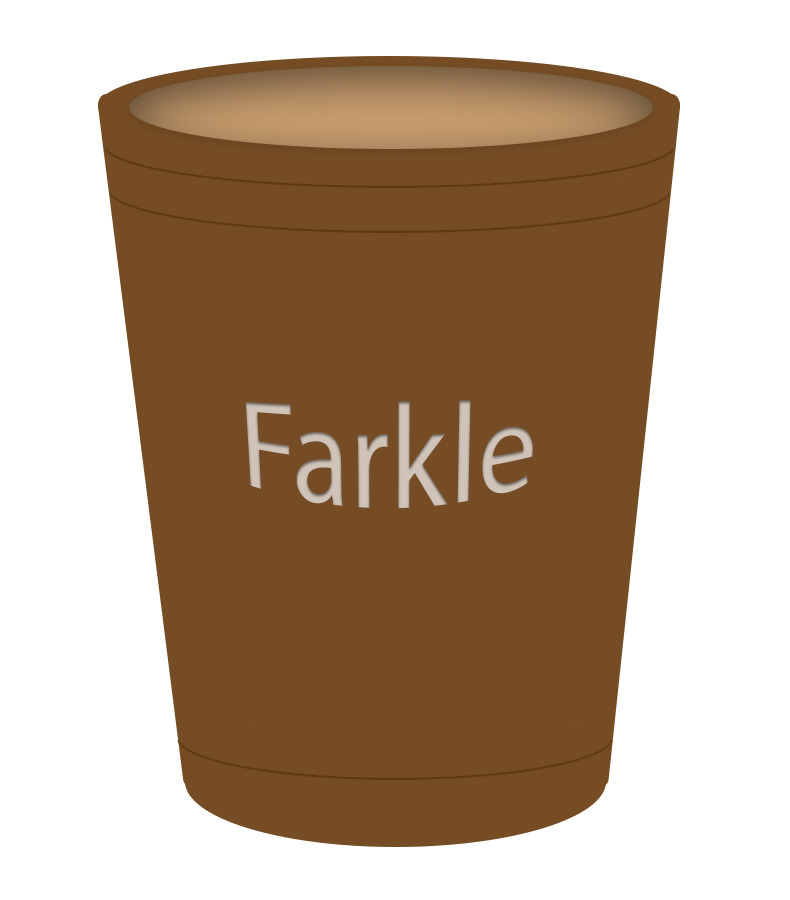
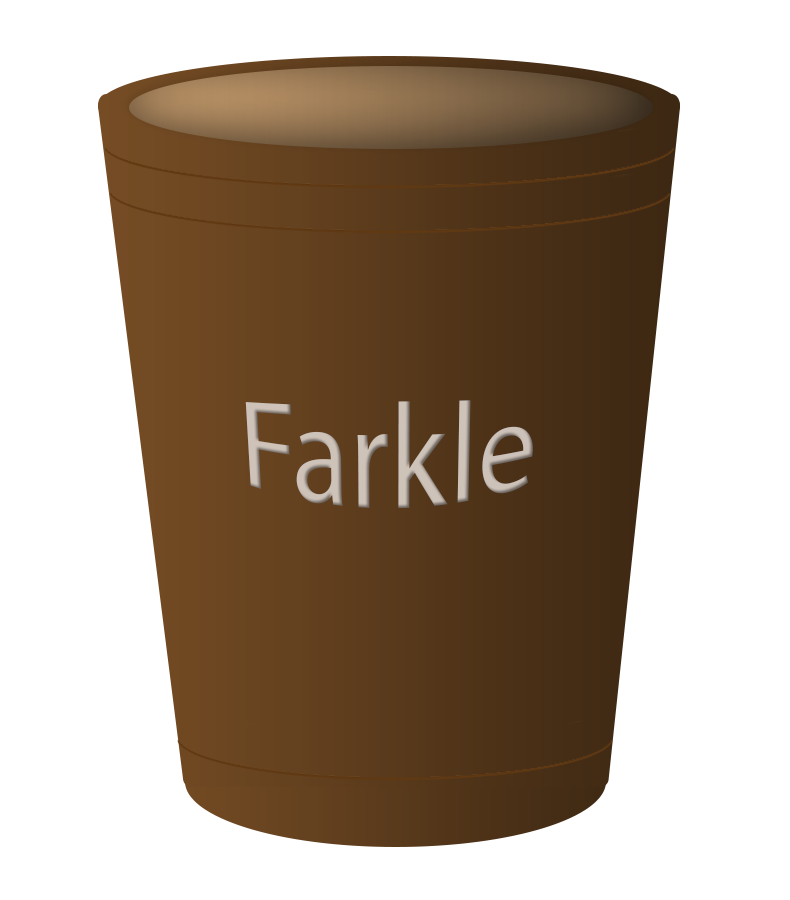
Two versions of the same layered image (790 x 900). Layer-by-layer changes:
painted on "interior" over [157, 125, 628, 149]
